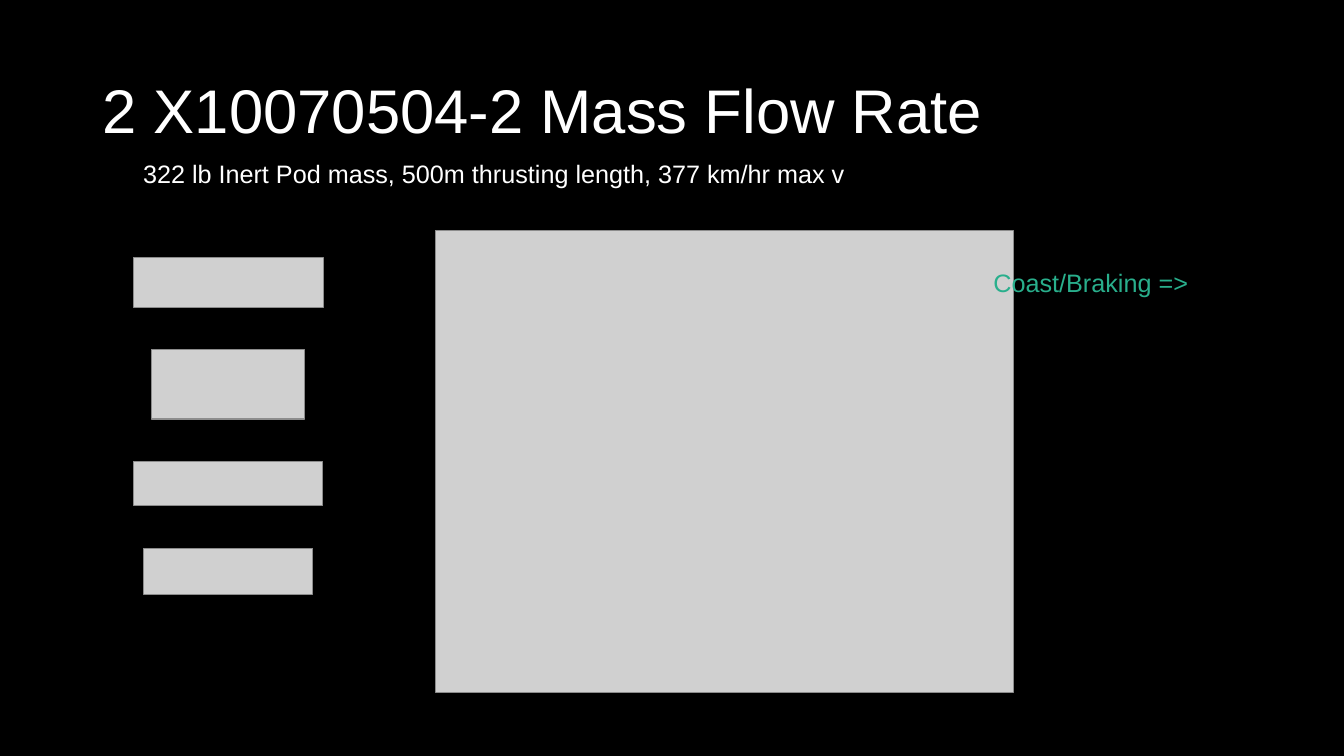
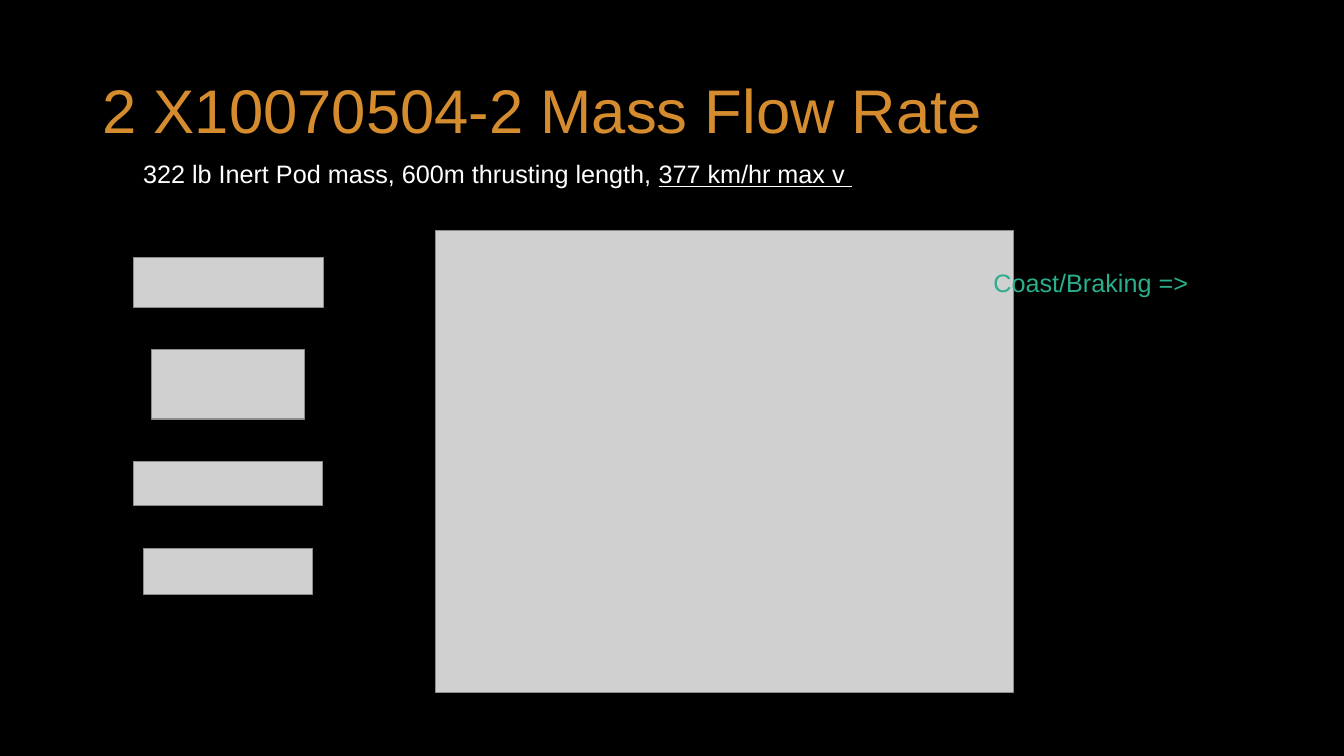
Before and after one commit to Kent1701/Cal_Poly_SLO_Hyperloop_Propulsion_2019_2020, a slide deck: slide 13 of Presentations/CDR_Prop.pptx. Drawn at 1344x756 pixels with LibreOffice and Linux fonts; fonts in the diff are those of the drawing; grey boxes stand for pictures. Boxes give left, top, right and bottom in pixels: in the first picture for what was removed or moved away, otherwise in the second. Text is boxed around its words. In the diff, an @@ line names an element or a change of style, - is before the commit and + after.

```diff
--- a/Presentations/CDR_Prop.pptx
+++ b/Presentations/CDR_Prop.pptx
@@ title "2 X10070504-2 Mass Flow Rate" at (x1=102, y1=88, x2=982, y2=134): text colour #FFFFFF to #D58C2E @@
@@ text at (x1=143, y1=164, x2=845, y2=189): text changed @@
-322 lb Inert Pod mass, 500m thrusting length, 377 km/hr max v
+322 lb Inert Pod mass, 600m thrusting length, 377 km/hr max v
```
Also in this commit, not shown: 2 other slides changed, 3 other files.
